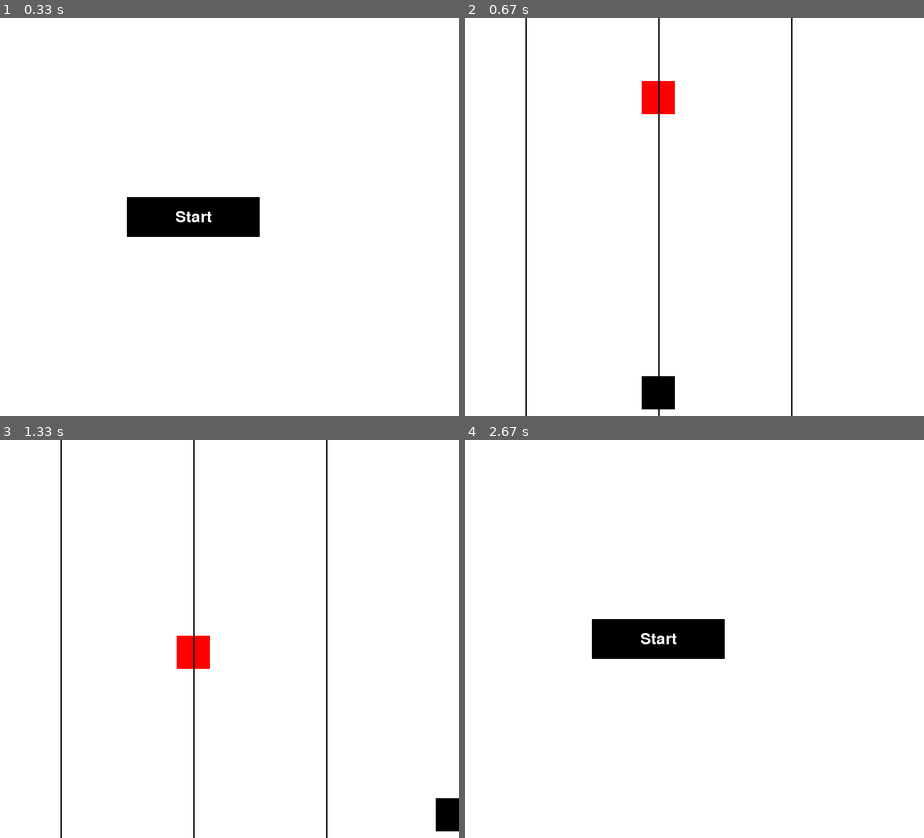
Above: before the commit, frames 1-4 (two rows, left to right).
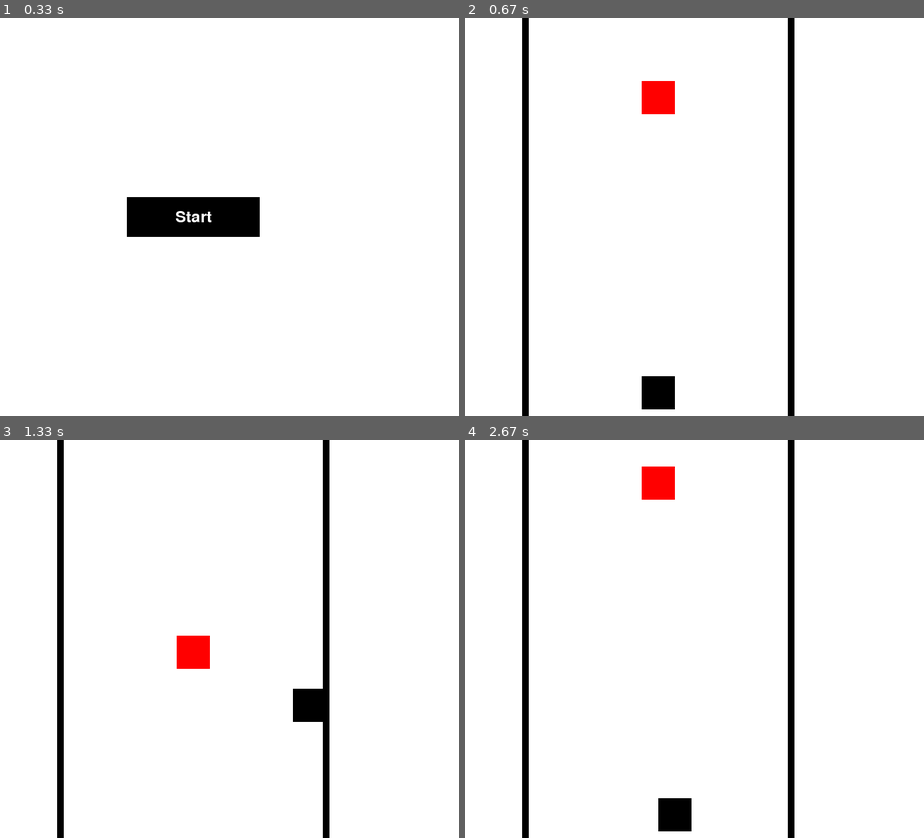
Above: after the commit, the same moments.

Repository: zwazel/pygame-experiment
Game: pygame game, started from main.py
The game is run twice, just before and just after one commit, with the same random seed, the same clock (stepped at 60 frames per second) and the same inputs.
Inputs:
- Up to frame 1 (0.33 s): no input
- Up to frame 2 (0.67 s): click "Start" at 0.38 s
- Up to frame 3 (1.33 s): hold Space 0.67-1.13 s; hold Right 0.67-1.13 s; hold D from 1.17 s (still down)
- Up to frame 4 (2.67 s): release D at 1.63 s; hold A from 2.17 s (still down)

Frame 1 is identical in both runs. In frame 2, 2.6% of the frame differs, in the area x 12-72%, y 0-100%; in frame 3, 3.6%; in frame 4, 6.9%.

Commit message:
we got a game border

Diff:
--- a/main.py
+++ b/main.py
@@ -33,12 +33,21 @@
 red_square_y = 10  # Start position near the top
 red_square_speed = 5
 
-# Set up the player square
-player_size = 50
-player_color = black
-player_x = width // 2 - player_size // 2
-player_y = height - player_size - 10  # Start position near the bottom
-player_speed = 65  # Discrete movement between three vertical lines
+# Set up the black square
+black_square_size = 50
+black_square_color = black
+black_square_x = width // 2 - black_square_size // 2
+black_square_y = height - black_square_size - 10  # Start position near the bottom
+black_square_speed = 5
+
+# Set up the vertical lines
+line1_x = width // 4
+line2_x = 3 * width // 4
+line_width = 10
+
+# Set up the jump variables
+jumping = False
+jump_count = 10
 
 # Define the start button
 button_rect = pygame.Rect(width // 2 - 100, height // 2 - 30, 200, 60)
@@ -73,23 +82,45 @@
         if red_square_y > height:
             red_square_y = -red_square_size
 
-        # Move the player square based on keyboard input
+        # Move the black square based on keyboard input
         keys = pygame.key.get_pressed()
-        if keys[pygame.K_a] and player_x > 0:
-            player_x -= player_speed
-        if keys[pygame.K_d] and player_x < width - player_size:
-            player_x += player_speed
+        if keys[pygame.K_a] or keys[pygame.K_LEFT] and black_square_x > 0:
+            black_square_x -= black_square_speed
+        if keys[pygame.K_d] or keys[pygame.K_RIGHT] and black_square_x < width - black_square_size:
+            black_square_x += black_square_speed
+
+        # Check for jump input
+        if not jumping:
+            if keys[pygame.K_SPACE]:
+                jumping = True
+        else:
+            if jump_count >= -10:
+                neg = 1
+                if jump_count < 0:
+                    neg = -1
+                black_square_y -= (jump_count ** 2) * 0.5 * neg
+                jump_count -= 1
+            else:
+                jumping = False
+                jump_count = 10
+
+        # Ensure the player stays centered between the two lines
+        if black_square_x < line1_x:
+            black_square_x = line1_x
+        elif black_square_x + black_square_size > line2_x:
+            black_square_x = line2_x - black_square_size
 
         # Collision detection
         red_rect = pygame.Rect(red_square_x, red_square_y, red_square_size, red_square_size)
-        player_rect = pygame.Rect(player_x, player_y, player_size, player_size)
+        black_rect = pygame.Rect(black_square_x, black_square_y, black_square_size, black_square_size)
 
-        if red_rect.colliderect(player_rect):
+        if red_rect.colliderect(black_rect):
             print("Collision!")
 
             # Reset the positions of both squares
             red_square_y = 10
-            player_x = width // 2 - player_size // 2
+            black_square_x = width // 2 - black_square_size // 2
+            black_square_y = height - black_square_size - 10
 
             # Switch back to the menu state
             current_state = MENU
@@ -97,16 +128,16 @@
         # Clear the screen
         screen.fill(white)
 
+        # Draw the vertical lines
+        pygame.draw.rect(screen, black, (line1_x - line_width // 2, 0, line_width, height))
+        pygame.draw.rect(screen, black, (line2_x - line_width // 2, 0, line_width, height))
+
         # Draw the red square
         pygame.draw.rect(screen, red_square_color, (red_square_x, red_square_y, red_square_size, red_square_size))
 
-        # Draw the player square
-        pygame.draw.rect(screen, player_color, (player_x, player_y, player_size, player_size))
-
-        # Draw the three vertical lines
-        pygame.draw.line(screen, black, (width // 4, 0), (width // 4, height), 2)
-        pygame.draw.line(screen, black, (width // 2, 0), (width // 2, height), 2)
-        pygame.draw.line(screen, black, (3 * width // 4, 0), (3 * width // 4, height), 2)
+        # Draw the black square
+        pygame.draw.rect(screen, black_square_color, (black_square_x, black_square_y,
+                                                      black_square_size, black_square_size))
 
     # Update the display
     pygame.display.flip()
